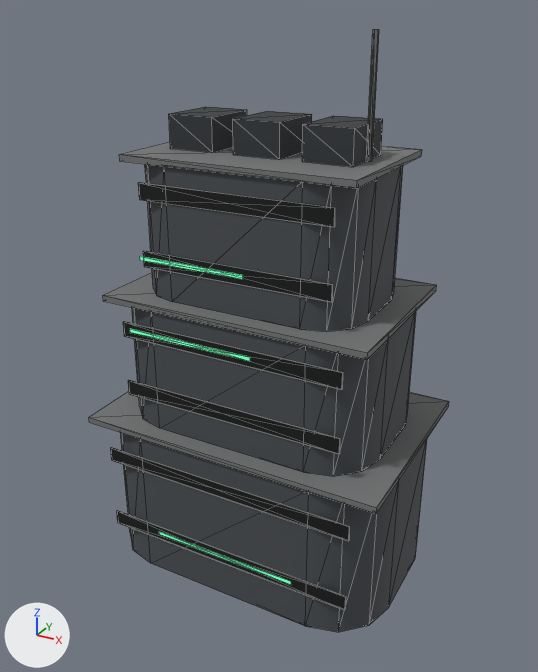
Renders of the glTF model generated_assets/environments/vita/vta_env_massing_block_a.glb from each side of a commit.
Camera for both pictures: a camera (50 mm lens) standing at (6.34, -11.68, 10.63) and looking at (0.0, -0.15, 4.87). Every picture has the same lights, and +X, +Y and +Z are marked at lower left. The first picture is the older version. Mesh edges are drawn as thin lines. Where no turn or scale is listed for an object, it has been applied to the vertices. Vertices at exactly the same position are counted once.

Names of what the first picture shows: 'mesh_intact'.
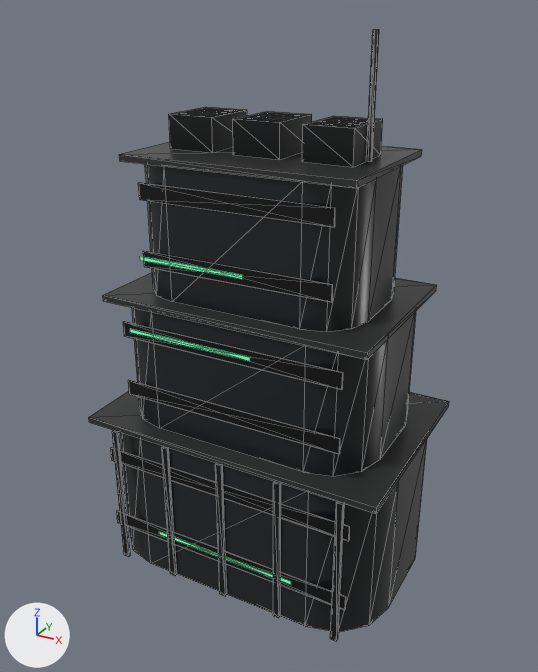
The change, as a diff of the scene's bpy script:
```diff
--- a/generated_assets/environments/vita/vta_env_massing_block_a.glb.py
+++ b/generated_assets/environments/vita/vta_env_massing_block_a.glb.py
@@ mat_mat_glass_polymer_vta @@
 mat_mat_glass_polymer_vta = bpy.data.materials.new('mat_glass_polymer_vta')
-# nodes: BsdfPrincipled, OutputMaterial
-# colours: dark grey #494e52
+# nodes: BsdfPrincipled, Math, Mix x2, NormalMap, OutputMaterial, SeparateColor, TexImage x3, VertexColor
+# colours: dark grey #61636b, mixed with the vertex colours
+# uses the picture img_vta_mat_reinforced_steel_a_albedo
+# uses the picture img_vta_mat_reinforced_steel_a_normal
+# uses the picture img_vta_mat_reinforced_steel_a_orm
@@ mat_trim_trim_vta @@
 mat_trim_trim_vta = bpy.data.materials.new('trim_trim_vta')
-# nodes: BsdfPrincipled, OutputMaterial
-# colours: grey #757777
+# nodes: BsdfPrincipled, Math, Mix x2, NormalMap, OutputMaterial, SeparateColor, TexImage x3, VertexColor
+# colours: grey #b4b1ab, mixed with the vertex colours
+# uses the picture img_shr_mat_brushed_steel_a_albedo
+# uses the picture img_shr_mat_brushed_steel_a_normal
+# uses the picture img_shr_mat_brushed_steel_a_orm
@@ me_mesh_intact @@
-me_mesh_intact.from_pydata(...)  # 228 vertices, 380 faces; spans x -3.05..3.05, y -2.05..2.05, z 0.0..10.33
+me_mesh_intact.from_pydata(...)  # 388 vertices, 620 faces; spans x -3.05..3.05, y -2.06..2.05, z 0.0..10.33
+# me_mesh_intact part 1: a new loose piece, a box spanning x -1.6584..-0.9816, y -0.42..-0.3, z 8.9333..8.9393, in mat_trim_trim_vta
+# me_mesh_intact part 2: a new loose piece, a box spanning x -1.6584..-0.9816, y -0.18..-0.06, z 8.9333..8.9393, in mat_trim_trim_vta
+# me_mesh_intact part 3: a new loose piece, a box spanning x -1.6584..-0.9816, y 0.06..0.18, z 8.9333..8.9393, in mat_trim_trim_vta
+# me_mesh_intact part 4: a new loose piece, a box spanning x -1.6584..-0.9816, y 0.3..0.42, z 8.9333..8.9393, in mat_trim_trim_vta
+# me_mesh_intact part 5: a new loose piece, a box spanning x -0.3384..0.3384, y -0.42..-0.3, z 8.9333..8.9393, in mat_trim_trim_vta
+# me_mesh_intact part 6: a new loose piece, a box spanning x -0.3384..0.3384, y -0.18..-0.06, z 8.9333..8.9393, in mat_trim_trim_vta
+# me_mesh_intact part 7: a new loose piece, a box spanning x -0.3384..0.3384, y 0.06..0.18, z 8.9333..8.9393, in mat_trim_trim_vta
+# me_mesh_intact part 8: a new loose piece, a box spanning x -0.3384..0.3384, y 0.3..0.42, z 8.9333..8.9393, in mat_trim_trim_vta
+# me_mesh_intact part 9: a new loose piece, a box spanning x 0.9816..1.6584, y -0.42..-0.3, z 8.9333..8.9393, in mat_trim_trim_vta
+# me_mesh_intact part 10: a new loose piece, a box spanning x 0.9816..1.6584, y -0.18..-0.06, z 8.9333..8.9393, in mat_trim_trim_vta
+# me_mesh_intact part 11: a new loose piece, a box spanning x 0.9816..1.6584, y 0.06..0.18, z 8.9333..8.9393, in mat_trim_trim_vta
+# me_mesh_intact part 12: a new loose piece, a box spanning x 0.9816..1.6584, y 0.3..0.42, z 8.9333..8.9393, in mat_trim_trim_vta
+# me_mesh_intact part 13: a new loose piece, a box spanning x -2.46..-2.34, y -2.06..-2.0, z 0.0..3.04, in mat_trim_dark_vta
+# me_mesh_intact part 14: a new loose piece, a box spanning x -1.26..-1.14, y -2.06..-2.0, z 0.0..3.04, in mat_trim_dark_vta
+# me_mesh_intact part 15: a new loose piece, a box spanning x -0.06..0.06, y -2.06..-2.0, z 0.0..3.04, in mat_trim_dark_vta
+# me_mesh_intact part 16: a new loose piece, a box spanning x 1.14..1.26, y -2.06..-2.0, z 0.0..3.04, in mat_trim_dark_vta
+# me_mesh_intact part 17: a new loose piece, a box spanning x 2.34..2.46, y -2.06..-2.0, z 0.0..3.04, in mat_trim_dark_vta
+# other edits to the shape of me_mesh_intact do not show in these pictures
 me_mesh_intact.materials.append(mat_emit_green_vta)
```

Location of each change, (x1, y1, x2, y2) in pixels of the pictures (538 x 672 px):
'mesh_intact', surface changed, reshaped (darker): before (89, 30, 449, 632); after (89, 30, 449, 641)
part 1 of me_mesh_intact, added: after (181, 112, 216, 115)
part 2 of me_mesh_intact, added: after (187, 110, 221, 114)
part 3 of me_mesh_intact, added: after (196, 109, 230, 112)
part 4 of me_mesh_intact, added: after (202, 108, 235, 111)
part 5 of me_mesh_intact, added: after (244, 117, 282, 120)
part 6 of me_mesh_intact, added: after (252, 115, 288, 119)
part 7 of me_mesh_intact, added: after (258, 114, 295, 117)
part 8 of me_mesh_intact, added: after (265, 112, 302, 115)
part 9 of me_mesh_intact, added: after (315, 122, 354, 126)
part 10 of me_mesh_intact, added: after (322, 120, 361, 124)
part 11 of me_mesh_intact, added: after (327, 118, 367, 122)
part 12 of me_mesh_intact, added: after (333, 117, 368, 120)
part 13 of me_mesh_intact, added: after (112, 430, 130, 557)
part 14 of me_mesh_intact, added: after (162, 446, 177, 576)
part 15 of me_mesh_intact, added: after (215, 463, 227, 596)
part 16 of me_mesh_intact, added: after (273, 482, 281, 618)
part 17 of me_mesh_intact, added: after (330, 501, 344, 641)
